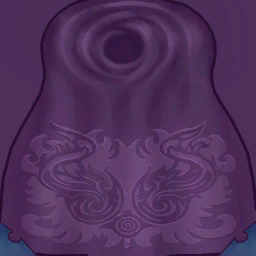
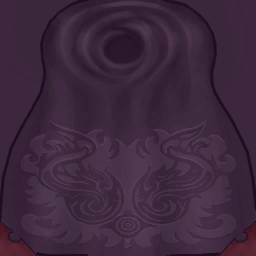
Revision of a layered 256x256 image; what changed, layer by layer:
added group "Layer Group" with 2 layers above "07" over [0, 0, 256, 256]
added layer "Layer #2" (soft light, 15%) in group "Layer Group" over [0, 0, 256, 256]
added layer "08a" in group "Layer Group" over [0, 0, 256, 256]
